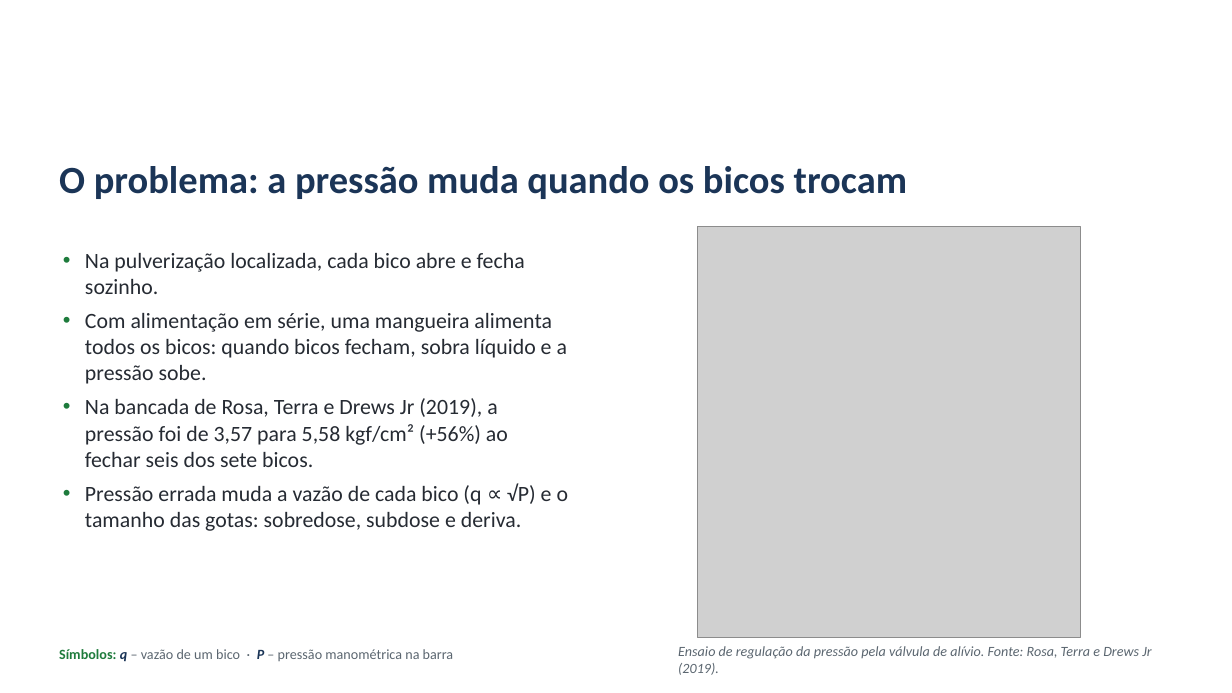
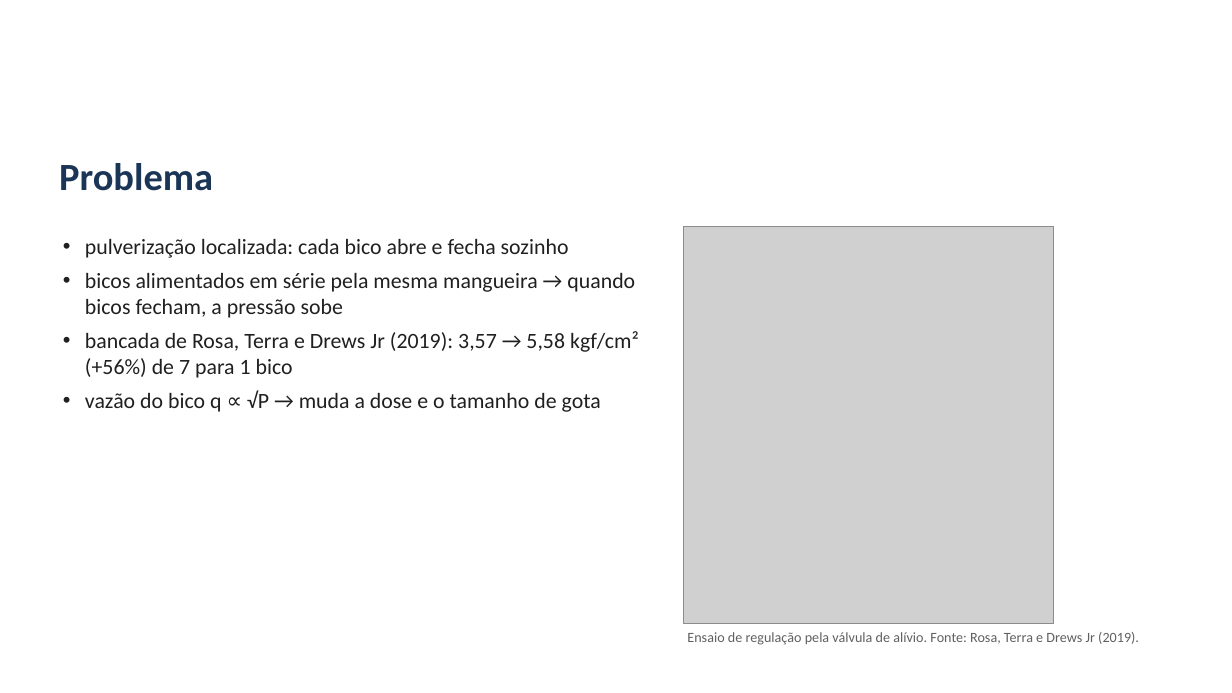
Before and after one commit to alexteroltismart/tcc, a slide deck: slide 3 of docs/Apresentacao_Banca_TCC_v25.pptx. Drawn at 1232x693 pixels with LibreOffice and Linux fonts; fonts in the diff are those of the drawing; grey boxes stand for pictures; background and template pictures are left out. Boxes give left, top, right and bottom in pixels: in the first picture for what was removed or moved away, otherwise in the second. Text is boxed around its words. In the diff, an @@ line names an element or a change of style, - is before the commit and + after.

```diff
--- a/docs/Apresentacao_Banca_TCC_v25.pptx
+++ b/docs/Apresentacao_Banca_TCC_v25.pptx
@@ text "Problema" at <box>59,163,213,191</box>: vertical alignment middle to top @@
@@ text at <box>59,163,213,191</box>: text changed @@
-O problema: a pressão muda quando os bicos trocam
+Problema
@@ text at <box>85,239,639,412</box>: text changed; text colour #262B33 to #202020 @@
-• Na pulverização localizada, cada bico abre e fecha sozinho.
-• Com alimentação em série, uma mangueira alimenta todos os bicos: quando bicos fecham, sobra líquido e a pressão sobe.
-• Na bancada de Rosa, Terra e Drews Jr (2019), a pressão foi de 3,57 para 5,58 kgf/cm² (+56%) ao fechar seis dos sete bicos.
-• Pressão errada muda a vazão de cada bico (q ∝ √P) e o tamanho das gotas: sobredose, subdose e deriva.
+• pulverização localizada: cada bico abre e fecha sozinho
+• bicos alimentados em série pela mesma mangueira → quando bicos fecham, a pressão sobe
+• bancada de Rosa, Terra e Drews Jr (2019): 3,57 → 5,58 kgf/cm² (+56%) de 7 para 1 bico
+• vazão do bico q ∝ √P → muda a dose e o tamanho de gota
@@ picture: place and size @@
-picture at <box>698,226,1080,638</box>
+picture at <box>684,226,1054,624</box>
@@ text removed at <box>59,649,454,662</box> @@
-Símbolos: q – vazão de um bico · P – pressão manométrica na barra
@@ text at <box>687,632,1139,645</box>: text changed; text colour #5B6670 to #606060; italic off @@
-Ensaio de regulação da pressão pela válvula de alívio. Fonte: Rosa, Terra e Drews Jr (2019).
+Ensaio de regulação pela válvula de alívio. Fonte: Rosa, Terra e Drews Jr (2019).
```
Also in this commit, not shown: 24 other slides changed, 1 slide removed, 4 other files.
